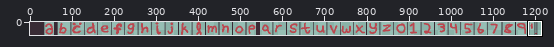
One commit to this pixel-art file: src/assets/art/font.aseprite. The picture above shows the old version from afar; the outline marks the close-up.
Close-up. First the earlier version:
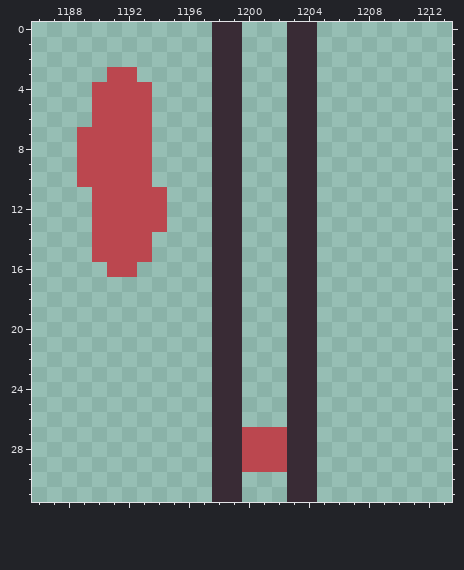
1216x32 pixels, 1 frame. Shown: x 1186..1213, y 0..31.
Now the later version:
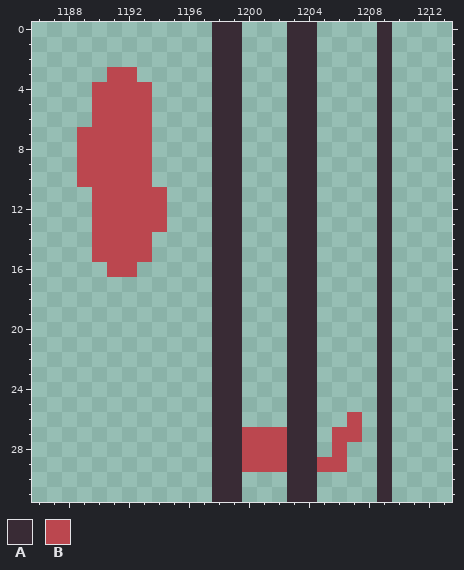
Palette (. is transparent): A #392b35  B #bb474f
Diff:
The edit adds colour A in rows 0 to 31 at x 1209.
The edit adds colour B in row 26 at x 1207; in row 27 at x 1206 to 1207; in row 28 at x 1206; in row 29 at x 1205 to 1206.
Changed places in both close-ups, as pixel boxes (x1, y1, x2, y2):
added: (317, 22, 392, 502)
